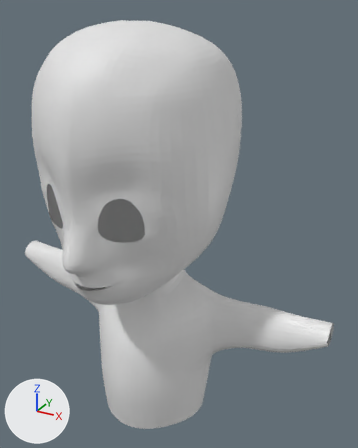
One commit to the Blender file steampunk.blend: the scene before it, then after it.
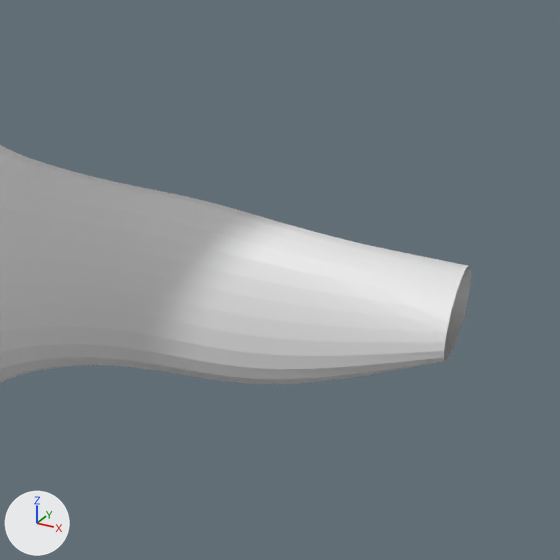
The first picture shows the older version from a camera (50 mm lens) standing at (4.62, -7.01, 12.11) and looking at (0.53, 0.42, 8.39). The close-ups show both versions on the part from 60% to 99% of the width and 57% to 89% of the height of that picture. Lighting does not change. The marker at lower left points along +X, +Y and +Z.
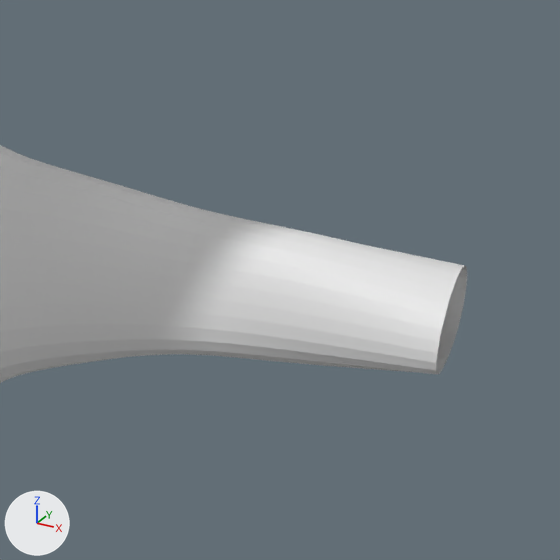
Location of each change, (x1, y1, x2, y2) in pixels of the close-ups (560 x 560 px; the box of a moved part takes in the faces that stretch with it):
'Plane', reshaped
    before: (0, 145, 471, 384)
    after: (0, 145, 467, 383)
part 1 of me_plane, moved or reshaped
    before: (88, 183, 471, 384)
    after: (91, 185, 467, 374)

The change, as a list of edits to the scene's bpy script:
```text
Change me_plane:
    where me_plane.from_pydata(...)  # 259 vertices, 224 faces; spans x 0.0..3.49, y -3.9..3.76, z -2.07..2.17
    used by ob_plane; location = (0.0, 0.0, 8.192); rotation_euler = (1.571, 0.0, 0.0), in degrees (90, 0, 0)
    me_plane part 1
    me_plane.vertices[241].co: (2.29, -1.23, -0.36) -> (2.29, -1.31, -0.42)
    me_plane.vertices[242].co: (2.29, -1.1, -0.66) -> (2.29, -1.18, -0.66)
    me_plane.vertices[243].co: (2.31, -1.6, -0.21) -> (2.31, -1.6, -0.31)
    me_plane.vertices[244].co: (2.29, -1.5, -0.9) -> (2.29, -1.5, -0.81)
    me_plane.vertices[245].co: (2.32, -2.01, -0.26) -> (2.32, -1.88, -0.26)
    me_plane.vertices[246].co: (2.31, -2.12, -0.82) -> (2.31, -1.96, -0.82)
    me_plane.vertices[247].co: (2.76, -1.24, -0.38) -> (2.76, -1.21, -0.38)
    me_plane.vertices[249].co: (2.77, -1.58, -0.25) -> (2.77, -1.47, -0.25)
    me_plane.vertices[251].co: (2.78, -1.96, -0.3) -> (2.78, -1.76, -0.3)
    me_plane.vertices[252].co: (2.77, -2.03, -0.74) -> (2.77, -1.97, -0.74)
    me_plane.vertices[253].co: (3.48, -1.17, -0.39) -> (3.46, -1.19, -0.37)
    me_plane.vertices[254].co: (3.48, -1.12, -0.63) -> (3.46, -1.13, -0.65)
    me_plane.vertices[255].co: (3.48, -1.32, -0.27) -> (3.47, -1.36, -0.23)
    me_plane.vertices[256].co: (3.48, -1.29, -0.83) -> (3.46, -1.32, -0.88)
    me_plane.vertices[257].co: (3.49, -1.5, -0.31) -> (3.47, -1.56, -0.28)
    me_plane.vertices[258].co: (3.49, -1.53, -0.73) -> (3.47, -1.6, -0.76)
```
